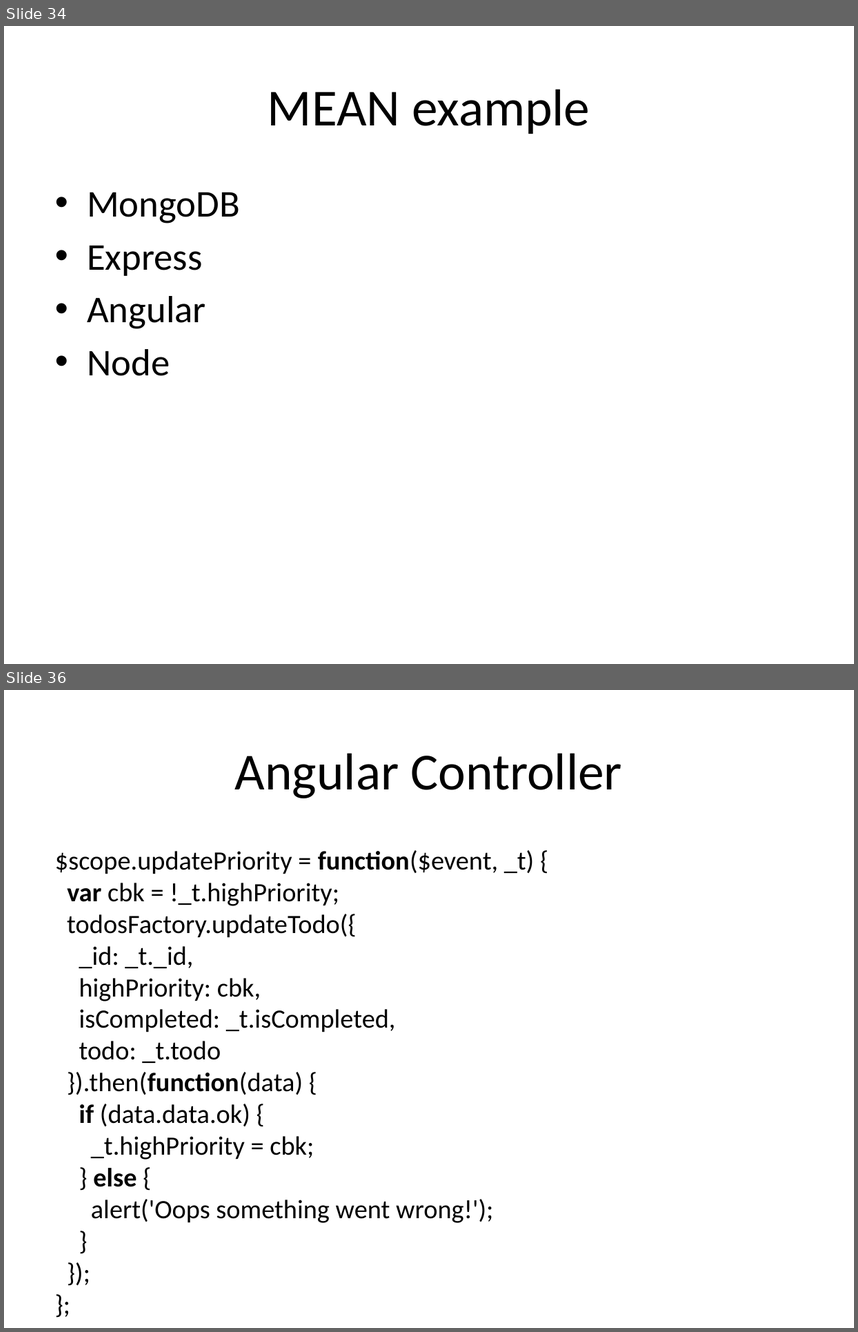
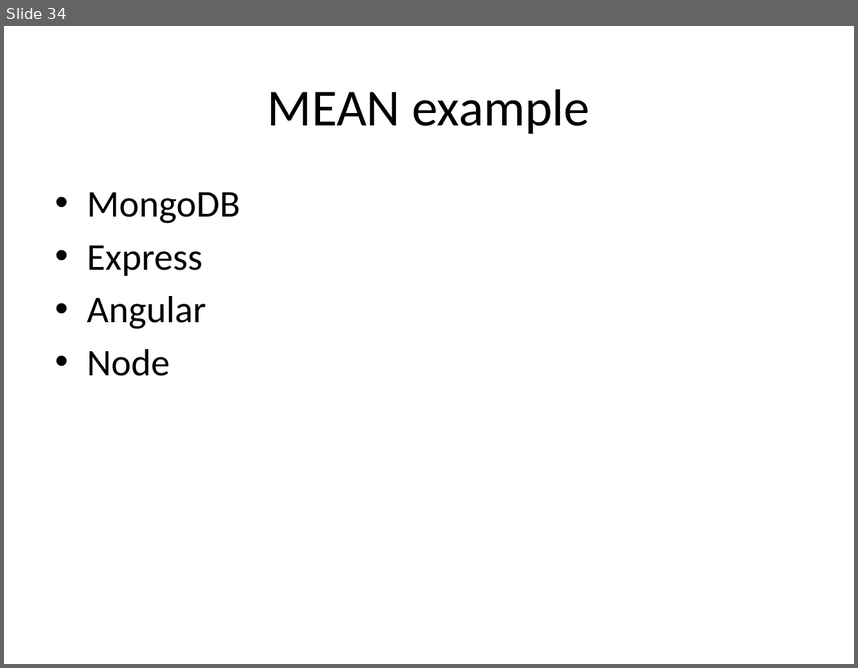
Before and after one commit to dvanvali/mongoDbPresentation, a slide deck: MongoDB.pptx. Shown one above the other, each under a label of ours: slides 34 and 36 before the commit, slide 34 after it; the slides between them are not shown. The pictures are 858x1332 and 858x668 pixels, drawn with LibreOffice and Linux fonts; fonts in the diff are those of the drawing; background and template pictures are left out. Boxes give left, top, right and bottom in pixels: in the first picture for what was removed or moved away, otherwise in the second. Text is boxed around its words. In the diff, an @@ line names an element or a change of style, - is before the commit and + after.

```diff
--- a/MongoDB.pptx
+++ b/MongoDB.pptx
@@ slide 36 removed at bbox=[4, 690, 854, 1328], background picture (left out) @@
@@ title removed at bbox=[235, 753, 622, 798] @@
-Angular Controller
@@ text removed at bbox=[55, 850, 534, 1223] @@
-$scope.updatePriority = function($event, _t) {
-var cbk = !_t.highPriority;
-todosFactory.updateTodo({
-_id: _t._id,
-highPriority: cbk,
-isCompleted: _t.isCompleted,
-todo: _t.todo
-}).then(function(data) {
-if (data.data.ok) {
-_t.highPriority = cbk;
-} else {
-alert('Oops something went wrong!');
-}
-});
-};
```
Also in this commit, not shown: 6 slides added, 3 other slides removed, 1 other file.
